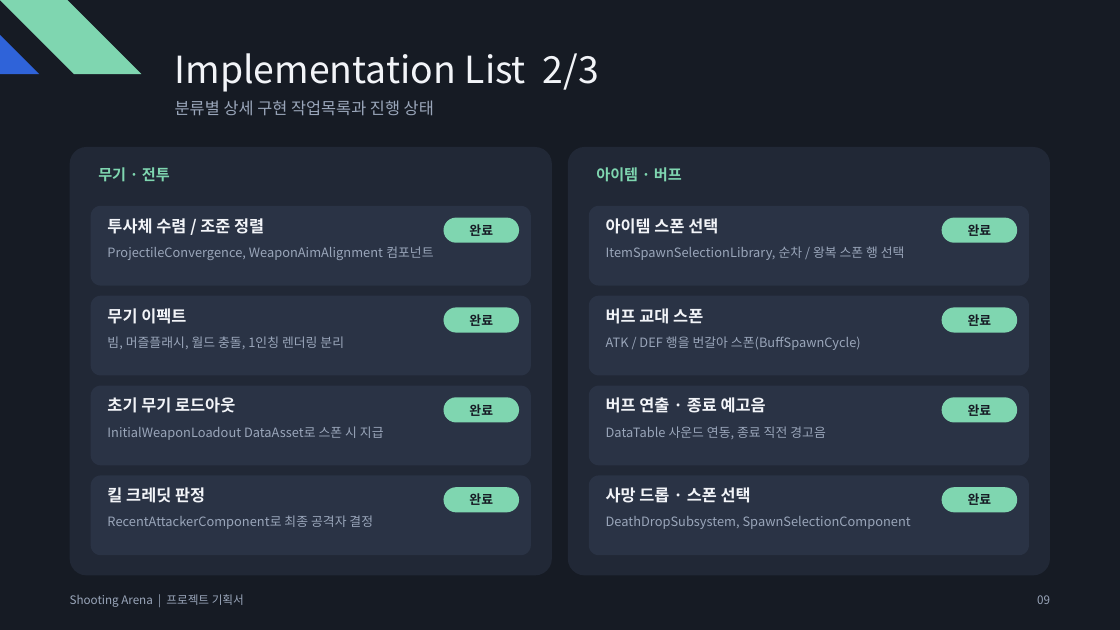
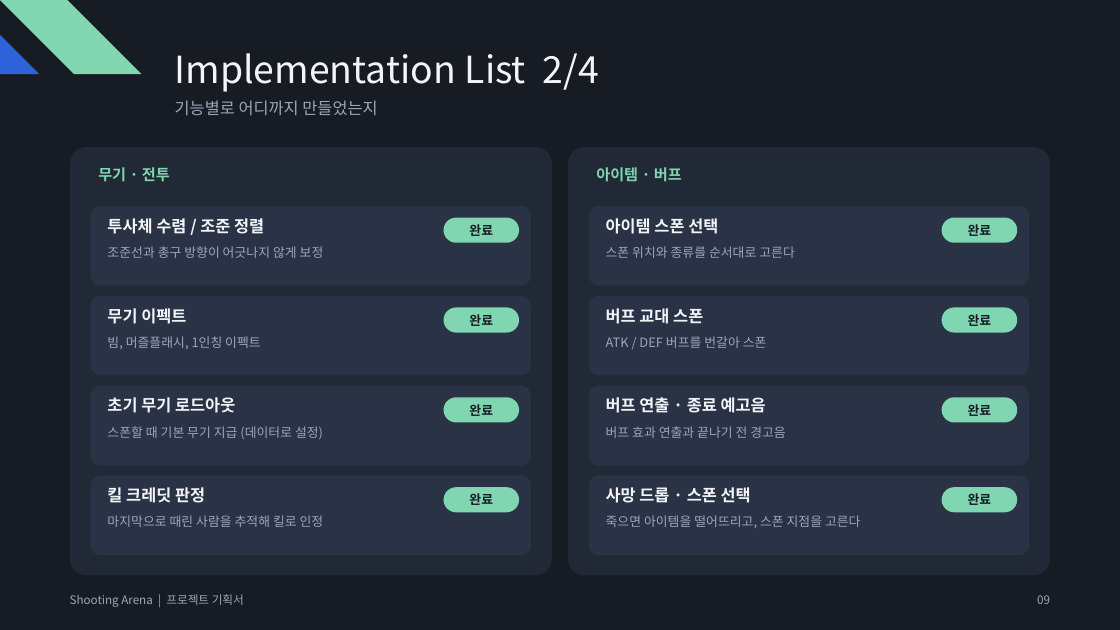
Before and after one commit to Qusbell/BattleArena, a slide deck: slide 9 of Submission/ShootingArena_Project_Plan.pptx. Drawn at 1120x630 pixels with LibreOffice and Linux fonts; fonts in the diff are those of the drawing. Boxes give left, top, right and bottom in pixels: in the first picture for what was removed or moved away, otherwise in the second. Text is boxed around its words. In the diff, an @@ line names an element or a change of style, - is before the commit and + after.

```diff
--- a/Submission/ShootingArena_Project_Plan.pptx
+++ b/Submission/ShootingArena_Project_Plan.pptx
@@ text at (175,53,599,92): text changed @@
-Implementation List 2/3
+Implementation List 2/4
@@ text at (175,100,377,116): text changed @@
-분류별 상세 구현 작업목록과 진행 상태
+기능별로 어디까지 만들었는지
@@ text at (107,246,324,258): text changed @@
-ProjectileConvergence, WeaponAimAlignment 컴포넌트
+조준선과 총구 방향이 어긋나지 않게 보정
@@ text at (606,246,795,258): text changed @@
-ItemSpawnSelectionLibrary, 순차 / 왕복 스폰 행 선택
+스폰 위치와 종류를 순서대로 고른다
@@ text at (107,336,261,349): text changed @@
-빔, 머즐플래시, 월드 충돌, 1인칭 렌더링 분리
+빔, 머즐플래시, 1인칭 이펙트
@@ text at (606,336,767,348): text changed @@
-ATK / DEF 행을 번갈아 스폰(BuffSpawnCycle)
+ATK / DEF 버프를 번갈아 스폰
@@ text at (107,426,323,439): text changed @@
-InitialWeaponLoadout DataAsset로 스폰 시 지급
+스폰할 때 기본 무기 지급 (데이터로 설정)
@@ text at (606,426,785,438): text changed @@
-DataTable 사운드 연동, 종료 직전 경고음
+버프 효과 연출과 끝나기 전 경고음
@@ text at (107,515,324,527): text changed @@
-RecentAttackerComponent로 최종 공격자 결정
+마지막으로 때린 사람을 추적해 킬로 인정
@@ text at (606,515,861,528): text changed @@
-DeathDropSubsystem, SpawnSelectionComponent
+죽으면 아이템을 떨어뜨리고, 스폰 지점을 고른다
```
Also in this commit, not shown: 14 other slides changed, 13 slides added, 3 slides removed.
